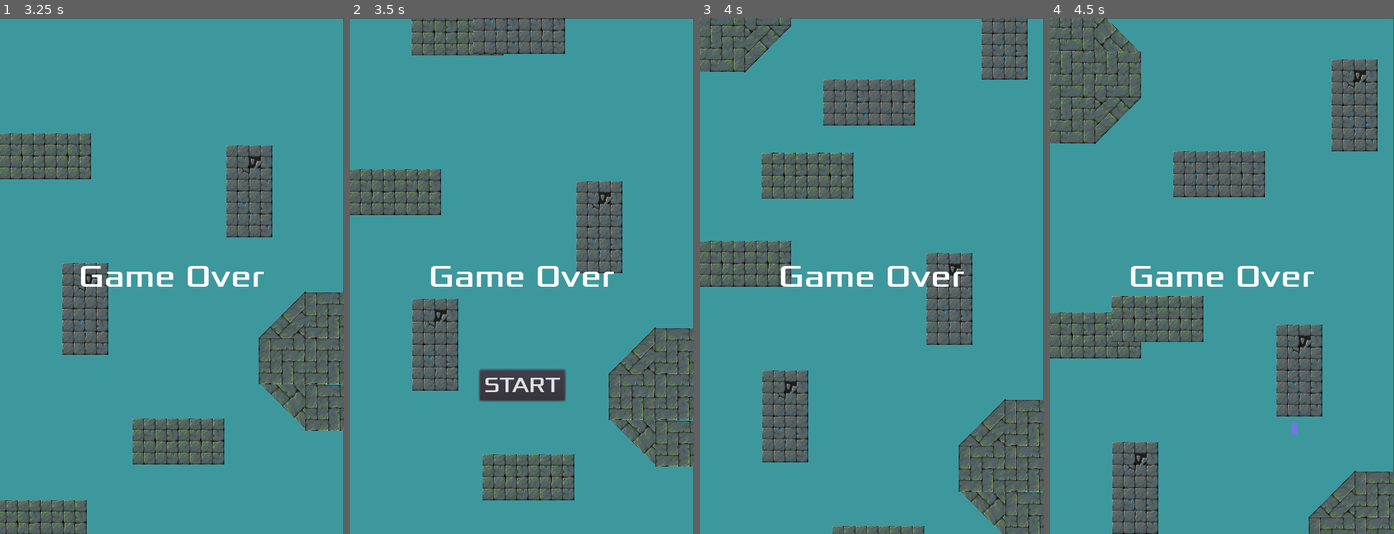
Above: before the commit, frames 1-4 (left to right).
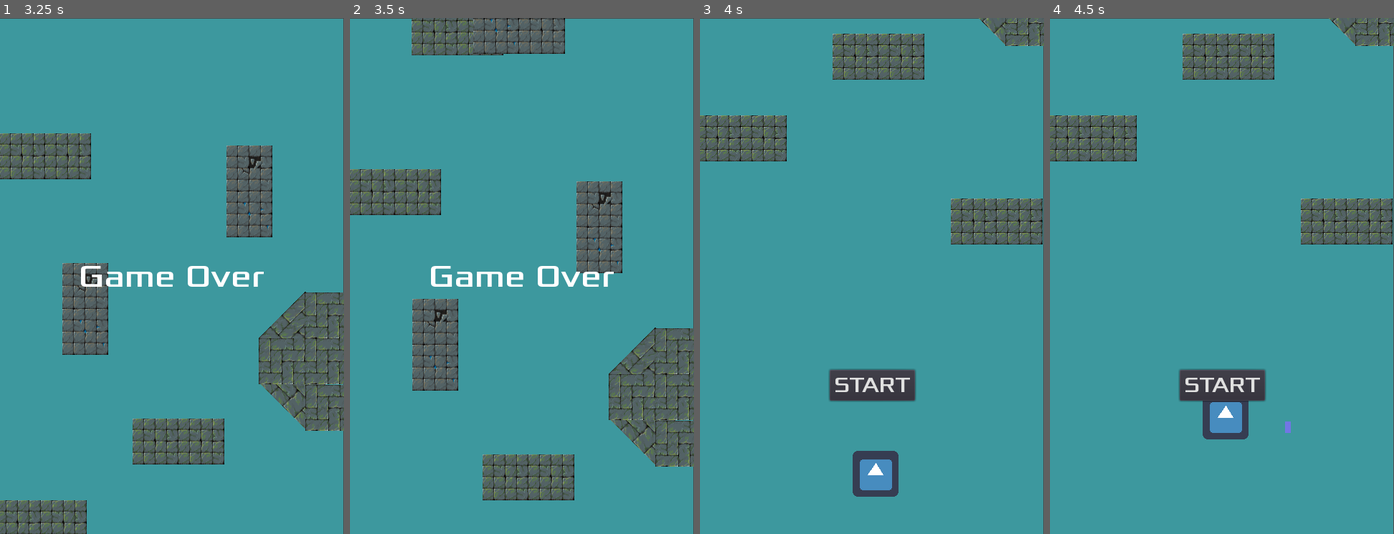
Above: after the commit, the same moments.

Repository: Harrison-Winters/Jet-Pack-Escape
Game: Godot game, scene res://Stage1.tscn
Two runs of this game, one before a commit and one after it. Both use one fixed random seed, a clock stepped at 60 frames per second and the inputs below. The engine's default icon, where the game draws it, is replaced by a stand-in: a white triangle on a blue panel in a dark square.
Inputs (mouse positions are in pixels of both pictures, inside the frame that each line leads up to):
- Up to frame 1 (3.25 s): click "START" at 0.5 s; hold Right (ui_right) 1.28-2.03 s; hold Z (shoot) 1.28-2.03 s; hold Down (ui_down) 2.03-2.78 s; tap Z (shoot) at 2.1 s; hold Right (ui_right) from 2.78 s (still down); hold Z (shoot) from 2.78 s (still down)
- Up to frame 2 (3.5 s): keep holding Right (ui_right); keep holding Z (shoot)
- Up to frame 3 (4 s): release Right (ui_right) at 3.5 s; release Z (shoot) at 3.5 s; click (872, 384) at 3.5 s, where only the run before the commit has a clickable "START"
- Up to frame 4 (4.5 s): hold Up (ui_up) from 4.28 s (still down); tap Z (shoot) at 4.35 s

Frame 1 is identical in both runs. In frame 2, 1.6% of the frame differs, in the area x 37-63%, y 68-75%; in frame 3, 31%; in frame 4, 31%, in the area x 0-100%, y 0-100%.

Commit message:
Trying to Fix Win Area

Diff:
--- a/Jetpack Escape/HUD.gd
+++ b/Jetpack Escape/HUD.gd
@@ -19,3 +19,10 @@
 func _on_StartButton_pressed():
 	$StartButton.hide()
 	emit_signal("start_game")
+
+func _on_Part1_win():
+	$WinText.show()
+	$RestartPauseTimer.start()
+	yield($RestartPauseTimer, "timeout")
+	$StartButton.show()
+	emit_signal("restart_game")
--- a/Jetpack Escape/HUD.tscn
+++ b/Jetpack Escape/HUD.tscn
@@ -9,6 +9,10 @@
 
 [sub_resource type="DynamicFont" id=2]
 size = 30
+font_data = ExtResource( 1 )
+
+[sub_resource type="DynamicFont" id=3]
+size = 60
 font_data = ExtResource( 1 )
 
 [node name="HUD" type="CanvasLayer"]
@@ -41,6 +45,21 @@
 text = "START"
 
 [node name="RestartPauseTimer" type="Timer" parent="."]
+wait_time = 1.5
 one_shot = true
 
+[node name="WinText" type="Label" parent="."]
+visible = false
+anchor_left = 0.5
+anchor_top = 0.5
+anchor_right = 0.5
+anchor_bottom = 0.5
+margin_left = -158.0
+margin_top = -36.5
+margin_right = 158.0
+margin_bottom = 36.5
+custom_fonts/font = SubResource( 3 )
+text = "You did it!"
+align = 1
+
 [connection signal="pressed" from="StartButton" to="." method="_on_StartButton_pressed"]
--- a/Jetpack Escape/Part1.gd
+++ b/Jetpack Escape/Part1.gd
@@ -1,9 +1,6 @@
 extends Node2D
 
-
-# Declare member variables here. Examples:
-# var a = 2
-# var b = "text"
+signal win
 
 
 # Called when the node enters the scene tree for the first time.
@@ -14,3 +11,6 @@
 func _on_start_click_blocks_move():
 	get_tree().call_group("ObstaclesPart1", "update_velocity")
 #	$Obstacles.update_velocity()
+
+func _on_WinArea_win():
+	emit_signal("win")
--- a/Jetpack Escape/Part1.tscn
+++ b/Jetpack Escape/Part1.tscn
@@ -1,18 +1,20 @@
-[gd_scene load_steps=11 format=2]
+[gd_scene load_steps=12 format=2]
 
 [ext_resource path="res://Wall1.tscn" type="PackedScene" id=1]
 [ext_resource path="res://Wall2.tscn" type="PackedScene" id=2]
 [ext_resource path="res://Wall3.tscn" type="PackedScene" id=3]
 [ext_resource path="res://WinArea.tscn" type="PackedScene" id=4]
-[ext_resource path="res://Obstacles.gd" type="Script" id=5]
+[ext_resource path="res://Part1.gd" type="Script" id=5]
 [ext_resource path="res://Wall5.tscn" type="PackedScene" id=6]
 [ext_resource path="res://Wall4.tscn" type="PackedScene" id=7]
 [ext_resource path="res://Wall6.tscn" type="PackedScene" id=8]
 [ext_resource path="res://Wall7.tscn" type="PackedScene" id=9]
 [ext_resource path="res://FallingWall.tscn" type="PackedScene" id=10]
+[ext_resource path="res://Obstacles.gd" type="Script" id=11]
 
 [node name="Part1" type="Node2D"]
 position = Vector2( -300, -51 )
+script = ExtResource( 5 )
 __meta__ = {
 "_edit_vertical_guides_": [ 479.0 ]
 }
--- a/Jetpack Escape/Stage1.gd
+++ b/Jetpack Escape/Stage1.gd
@@ -30,7 +30,12 @@
 	var y = yield($HUD, "start_game")
 	$Part1._on_start_click_blocks_move();
 
+func _on_HUD_restart_game():
+	get_tree().reload_current_scene()
 
+#	$HUD/StartButton.show()
+#	var y = yield($HUD, "restart_game")
+	$Part1._on_start_click_blocks_move();
 #func initial_game():
 #	var y = yield($HUD, "start_game")
 #	get_tree().call_group("ObstacleGroup", "update_velocity")
--- a/Jetpack Escape/Stage1.tscn
+++ b/Jetpack Escape/Stage1.tscn
@@ -6,7 +6,6 @@
 [ext_resource path="res://HUD.tscn" type="PackedScene" id=4]
 [ext_resource path="res://Stage1.gd" type="Script" id=5]
 [ext_resource path="res://Part1.tscn" type="PackedScene" id=6]
-[ext_resource path="res://Part1.gd" type="Script" id=7]
 
 [sub_resource type="PhysicsMaterial" id=3]
 
@@ -68,10 +67,12 @@
 
 [node name="Part1" parent="." instance=ExtResource( 6 )]
 position = Vector2( -297, -190 )
-script = ExtResource( 7 )
 __meta__ = {
 "_edit_vertical_guides_": [ 750.0 ]
 }
 
 [node name="StartTimer" type="Timer" parent="."]
 one_shot = true
+
+[connection signal="restart_game" from="HUD" to="." method="_on_HUD_restart_game"]
+[connection signal="win" from="Part1" to="HUD" method="_on_Part1_win"]
--- /dev/null
+++ b/Jetpack Escape/WinArea.gd
@@ -0,0 +1,24 @@
+extends Area2D
+
+signal win
+
+var velocity = Vector2.ZERO
+
+
+func _ready():
+	pass
+
+func _process(delta):
+
+	position += velocity * delta
+
+
+
+func update_velocity():
+	velocity = Vector2.DOWN * 200
+
+
+
+func _on_WinArea_body_entered(body):
+	if body.name == "PlayerCollisionObject":
+		emit_signal("win")
--- a/Jetpack Escape/WinArea.tscn
+++ b/Jetpack Escape/WinArea.tscn
@@ -1,9 +1,12 @@
-[gd_scene load_steps=2 format=2]
+[gd_scene load_steps=3 format=2]
+
+[ext_resource path="res://WinArea.gd" type="Script" id=1]
 
 [sub_resource type="RectangleShape2D" id=1]
 extents = Vector2( 599.5, 20.75 )
 
-[node name="WinArea" type="StaticBody2D"]
+[node name="WinArea" type="Area2D"]
+script = ExtResource( 1 )
 
 [node name="ColorRect" type="ColorRect" parent="."]
 margin_left = -436.0
@@ -13,3 +16,6 @@
 [node name="CollisionShape2D" type="CollisionShape2D" parent="."]
 position = Vector2( 149.5, 20.25 )
 shape = SubResource( 1 )
+
+[connection signal="body_entered" from="." to="." method="_on_WinArea_body_entered"]
+[connection signal="win" from="." to="." method="_on_WinArea_win"]
--- /dev/null
+++ b/Jetpack Escape/WinText.gd
@@ -0,0 +1,16 @@
+extends Label
+
+
+# Declare member variables here. Examples:
+# var a = 2
+# var b = "text"
+
+
+# Called when the node enters the scene tree for the first time.
+func _ready():
+	pass # Replace with function body.
+
+
+# Called every frame. 'delta' is the elapsed time since the previous frame.
+#func _process(delta):
+#	pass
Not shown: 1 places in Jetpack Escape/HUD.tscn that only renumber resources
Not shown: 1 places in Jetpack Escape/Part1.tscn that only renumber resources
Not shown: 1 places in Jetpack Escape/Stage1.tscn that only renumber resources
Not shown, changed: .DS_Store
